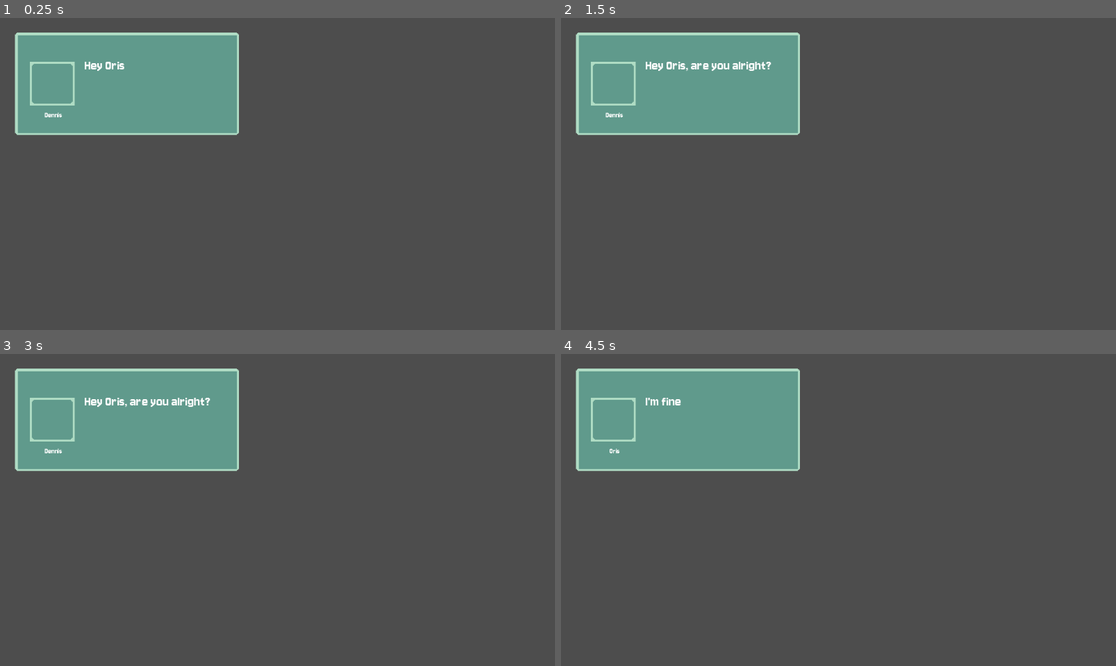
Above: before the commit, frames 1-4 (two rows, left to right).
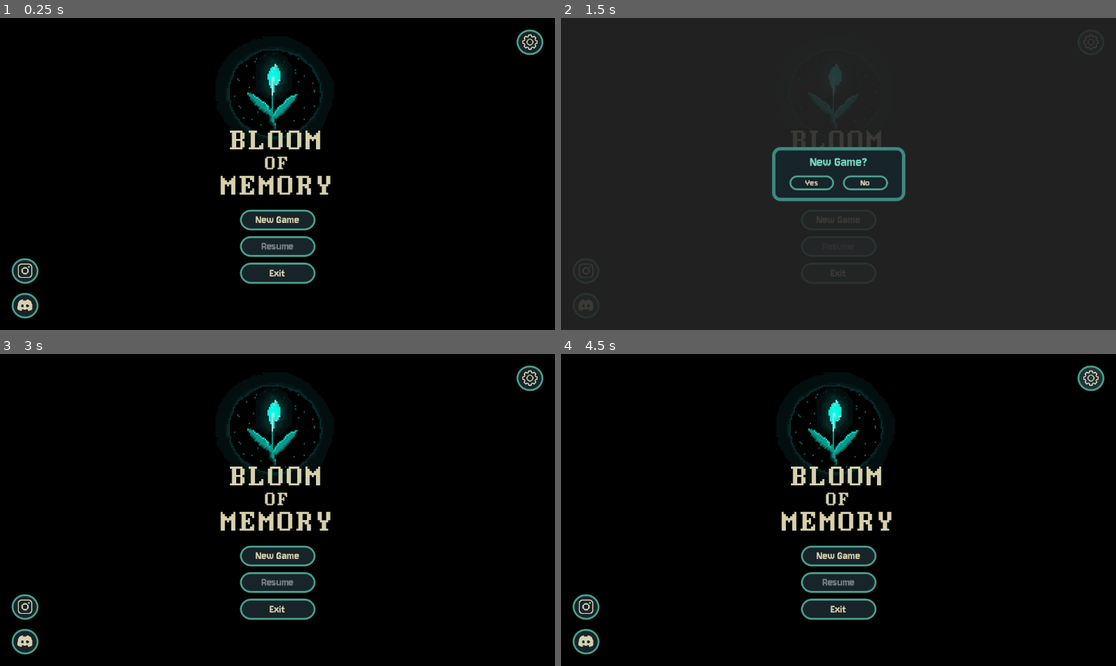
Above: after the commit, the same moments.

Repository: Tiltnick/ip2gd
Game: Godot game, scene res://scenes/Menues/main_menu.tscn
The game is run twice, just before and just after one commit, with the same random seed, the same clock (stepped at 60 frames per second) and the same inputs. Before the commit the project starts from res://scenes/Test.tscn.
Inputs (mouse positions are in pixels of both pictures, inside the frame that each line leads up to):
- Up to frame 1 (0.25 s): no input
- Up to frame 2 (1.5 s): click (838, 220) at 0.5 s, where only the run after the commit has a clickable "New Game"; click (838, 220) at 1.25 s, where only the run after the commit has a clickable "New Game"
- Up to frame 3 (3 s): click (27, 606) at 2.02 s; click (249, 519) at 2.75 s, where only the run after the commit has a clickable "Yes"
- Up to frame 4 (4.5 s): click (1088, 378) at 3.52 s; tap Enter (ui_accept) at 4.25 s; hold D (moveRight) from 4.28 s (still down); hold Shift (run) from 4.28 s (still down)

The runs differ from the first frame. In frame 1, 100% of the frame differs, in the area x 0-100%, y 0-100%; in frame 2, 100%; in frame 3, 100%; in frame 4, 100%.

Commit message:
edited project settings

Diff:
--- a/project.godot
+++ b/project.godot
@@ -11,7 +11,7 @@
 [application]
 
 config/name="MemoryofBloom"
-run/main_scene="uid://dmc0iyujrmah7"
+run/main_scene="uid://cc86xpvrn37so"
 config/features=PackedStringArray("4.5", "Forward Plus")
 config/icon="res://assets/sprites/icon.svg"
 
@@ -89,26 +89,6 @@
 
 [input]
 
-dialogic_default_action={
-"deadzone": 0.5,
-"events": [Object(InputEventKey,"resource_local_to_scene":false,"resource_name":"","device":0,"window_id":0,"alt_pressed":false,"shift_pressed":false,"ctrl_pressed":false,"meta_pressed":false,"pressed":false,"keycode":4194309,"physical_keycode":0,"key_label":0,"unicode":0,"location":0,"echo":false,"script":null)
-, Object(InputEventMouseButton,"resource_local_to_scene":false,"resource_name":"","device":-1,"window_id":0,"alt_pressed":false,"shift_pressed":false,"ctrl_pressed":false,"meta_pressed":false,"button_mask":0,"position":Vector2(0, 0),"global_position":Vector2(0, 0),"factor":1.0,"button_index":1,"canceled":false,"pressed":true,"double_click":false,"script":null)
-, Object(InputEventKey,"resource_local_to_scene":false,"resource_name":"","device":0,"window_id":0,"alt_pressed":false,"shift_pressed":false,"ctrl_pressed":false,"meta_pressed":false,"pressed":false,"keycode":32,"physical_keycode":0,"key_label":0,"unicode":0,"location":0,"echo":false,"script":null)
-, Object(InputEventKey,"resource_local_to_scene":false,"resource_name":"","device":0,"window_id":0,"alt_pressed":false,"shift_pressed":false,"ctrl_pressed":false,"meta_pressed":false,"pressed":false,"keycode":88,"physical_keycode":0,"key_label":0,"unicode":0,"location":0,"echo":false,"script":null)
-, Object(InputEventJoypadButton,"resource_local_to_scene":false,"resource_name":"","device":0,"button_index":0,"pressure":0.0,"pressed":false,"script":null)
-]
-}
-
-[internationalization]
-
-locale/test="de"
-config/name="IP2GameDevelopment"
-run/main_scene="uid://cc86xpvrn37so"
-config/features=PackedStringArray("4.5", "Forward Plus")
-config/icon="res://assets/sprites/icon.svg"
-
-[input]
-
 moveLeft={
 "deadzone": 0.2,
 "events": [null, Object(InputEventKey,"resource_local_to_scene":false,"resource_name":"","device":-1,"window_id":0,"alt …(197 unchanged characters)…
@@ -139,7 +119,25 @@
 "events": [Object(InputEventKey,"resource_local_to_scene":false,"resource_name":"","device":-1,"window_id":0,"alt_press …(192 unchanged characters)…
 ]
 }
+dialogic_default_action={
+"deadzone": 0.5,
+"events": [Object(InputEventKey,"resource_local_to_scene":false,"resource_name":"","device":0,"window_id":0,"alt_pressed":false,"shift_pressed":false,"ctrl_pressed":false,"meta_pressed":false,"pressed":false,"keycode":4194309,"physical_keycode":0,"key_label":0,"unicode":0,"location":0,"echo":false,"script":null)
+, Object(InputEventMouseButton,"resource_local_to_scene":false,"resource_name":"","device":-1,"window_id":0,"alt_pressed":false,"shift_pressed":false,"ctrl_pressed":false,"meta_pressed":false,"button_mask":0,"position":Vector2(0, 0),"global_position":Vector2(0, 0),"factor":1.0,"button_index":1,"canceled":false,"pressed":true,"double_click":false,"script":null)
+, Object(InputEventKey,"resource_local_to_scene":false,"resource_name":"","device":0,"window_id":0,"alt_pressed":false,"shift_pressed":false,"ctrl_pressed":false,"meta_pressed":false,"pressed":false,"keycode":32,"physical_keycode":0,"key_label":0,"unicode":0,"location":0,"echo":false,"script":null)
+, Object(InputEventKey,"resource_local_to_scene":false,"resource_name":"","device":0,"window_id":0,"alt_pressed":false,"shift_pressed":false,"ctrl_pressed":false,"meta_pressed":false,"pressed":false,"keycode":88,"physical_keycode":0,"key_label":0,"unicode":0,"location":0,"echo":false,"script":null)
+, Object(InputEventJoypadButton,"resource_local_to_scene":false,"resource_name":"","device":0,"button_index":0,"pressure":0.0,"pressed":false,"script":null)
+]
+}
+
+[internationalization]
+
+locale/test="de"
+config/name="IP2GameDevelopment"
+run/main_scene="uid://cc86xpvrn37so"
+config/features=PackedStringArray("4.5", "Forward Plus")
+config/icon="res://assets/sprites/icon.svg"
 
 [rendering]
 
 textures/canvas_textures/default_texture_filter=0
+environment/defaults/default_clear_color=Color(0, 0, 0, 1)
